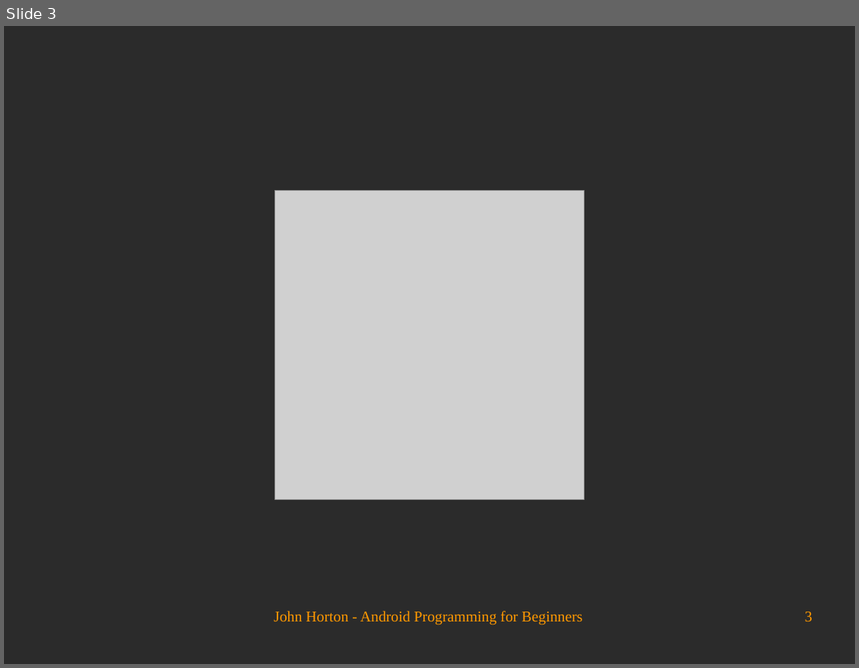
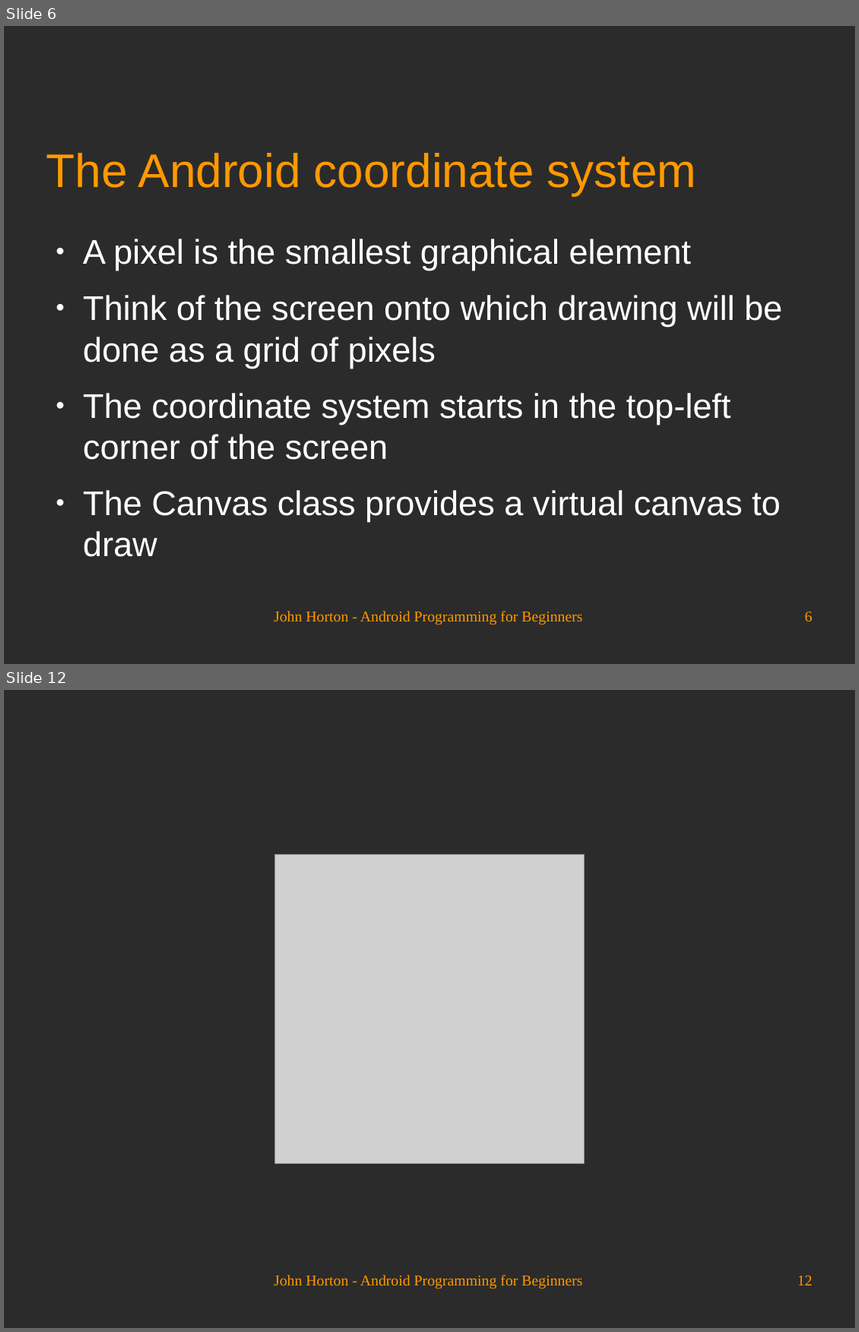
Before and after one commit to Academy-Soft-Intellect/Android-Programming-for-Beginners, a slide deck: 28_Threads_Touches_Drawing_and_a_Simple_Game.odp. Shown one above the other, each under a label of ours: slide 3 before the commit, slides 6 and 12 after it; the slides between them are not shown. The pictures are 859x668 and 859x1332 pixels, drawn with LibreOffice and Linux fonts; fonts in the diff are those of the drawing; grey boxes stand for pictures; background and template pictures are left out; a plain dark background stands for a picture behind light text. Boxes give left, top, right and bottom in pixels: in the first picture for what was removed or moved away, otherwise in the second. Text is boxed around its words. In the diff, an @@ line names an element or a change of style, - is before the commit and + after.

```diff
--- a/28_Threads_Touches_Drawing_and_a_Simple_Game.odp
+++ b/28_Threads_Touches_Drawing_and_a_Simple_Game.odp
@@ slide 6 added at [4, 26, 855, 664], background picture (left out) @@
@@ title added at [47, 153, 697, 195], 44 pt, text #FF9900 @@
+The Android coordinate system
@@ text added at [83, 239, 782, 557], 32 pt, text #FFFFFF @@
+● A pixel is the smallest graphical element
+● Think of the screen onto which drawing will be done as a grid of pixels
+● The coordinate system starts in the top-left corner of the screen
+● The Canvas class provides a virtual canvas to draw
@@ text added at [274, 611, 582, 626], 14 pt, text #FF9900 @@
+John Horton - Android Programming for Beginners
@@ page number added at [805, 612, 813, 622], 14 pt, text #FF9900 @@
+6
@@ what was slide 3 is now slide 12 @@
@@ page number at [797, 1276, 813, 1286]: text changed @@
-3
+12
```
Also in this commit, not shown: 2 slides changed, 8 other slides added.
